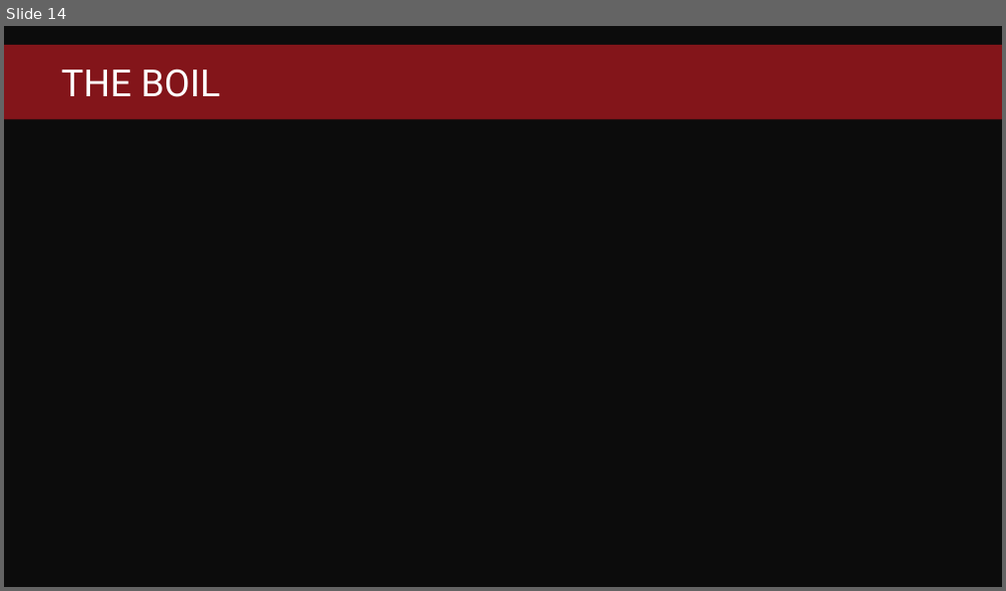
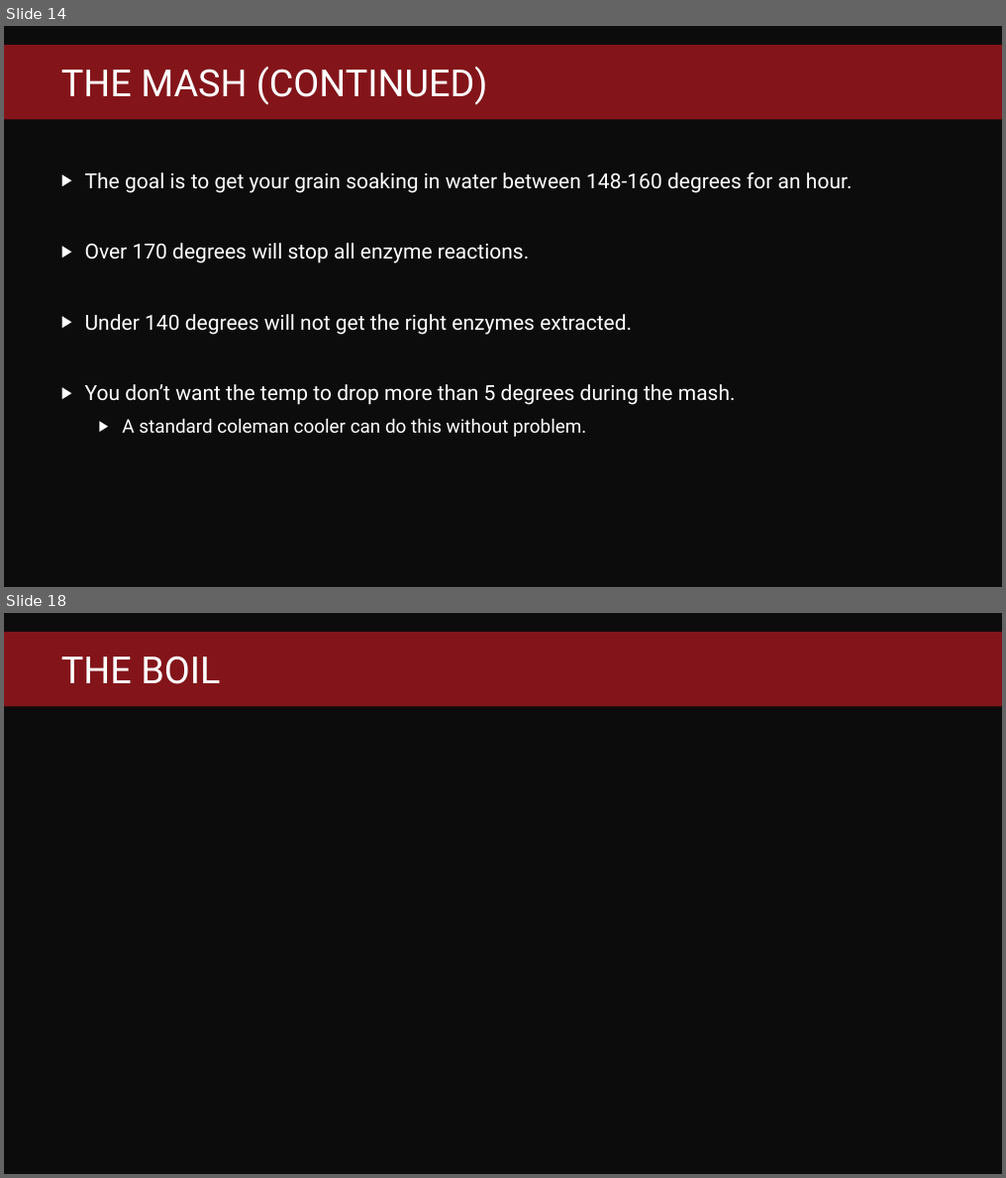
Before and after one commit to fredbainbridge/WindowsUpgradeReadiness, a slide deck: MDT – Malt deployment toolkit.pptx. Shown one above the other, each under a label of ours: slide 14 before the commit, slides 14 and 18 after it; the slides between them are not shown. The pictures are 1006x591 and 1006x1178 pixels, drawn with LibreOffice and Linux fonts; fonts in the diff are those of the drawing; background and template pictures are left out. Boxes give left, top, right and bottom in pixels: in the first picture for what was removed or moved away, otherwise in the second. Text is boxed around its words. In the diff, an @@ line names an element or a change of style, - is before the commit and + after.

```diff
--- a/MDT – Malt deployment toolkit.pptx
+++ b/MDT – Malt deployment toolkit.pptx
@@ slide 14 added at bbox=[4, 26, 1002, 587], background #0C0C0C; not listed: 1 template element that a slide beside it also shows @@
@@ title added at bbox=[61, 67, 488, 105], 36 pt, text #FFFFFF @@
+THE MASH (CONTINUED)
@@ text added at bbox=[85, 173, 852, 437], 20 pt, text #FFFFFF @@
+▶ The goal is to get your grain soaking in water between 148-160 degrees for an hour.
+▶ Over 170 degrees will stop all enzyme reactions.
+▶ Under 140 degrees will not get the right enzymes extracted.
+▶ You don’t want the temp to drop more than 5 degrees during the mash.
+  ▶ A standard coleman cooler can do this without problem.
@@ what was slide 14 is now slide 18 @@
```
Also in this commit, not shown: 1 slide changed, 3 other slides added.
